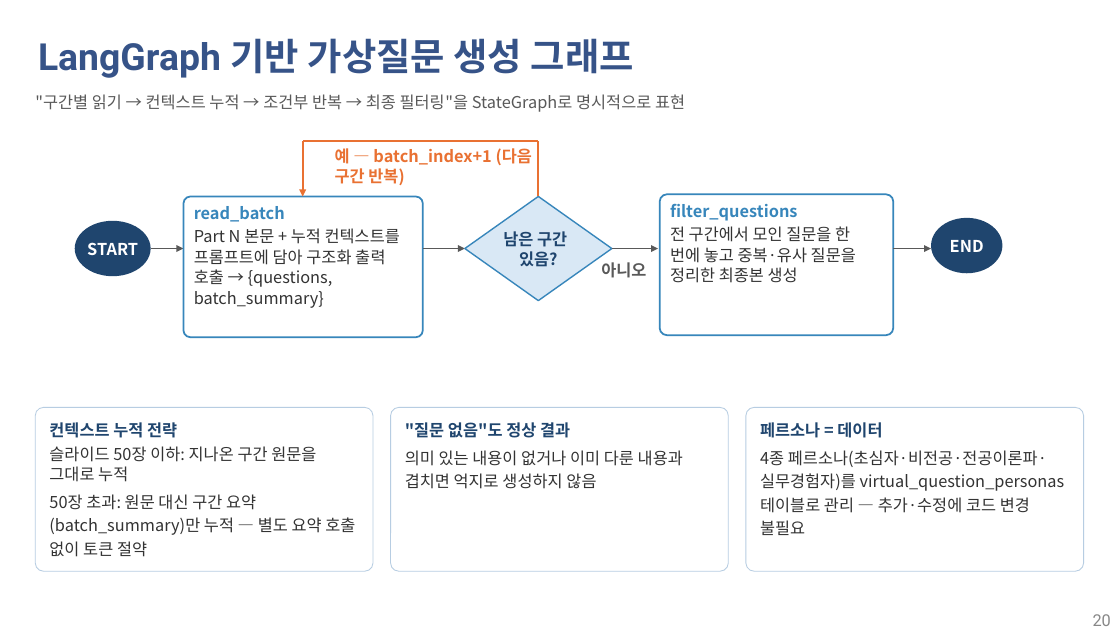
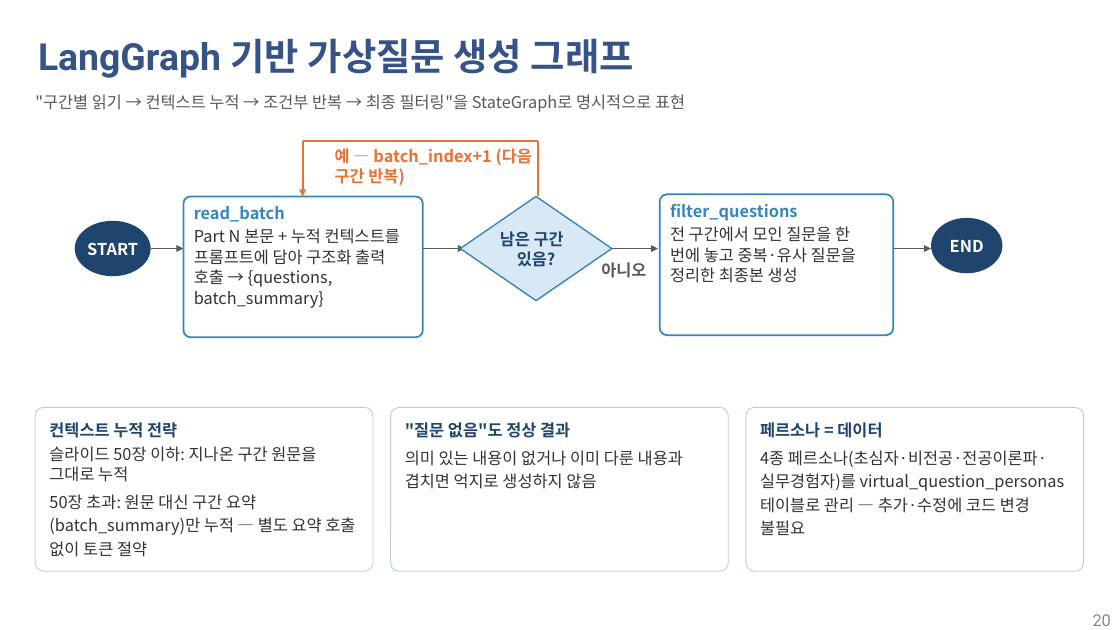
Before and after one commit to rockfe99/dsacontents, a slide deck: slide 20 of 참고파일/강의 컨텐츠 관리 시스템_박수연_박희용_260807.pptx. Drawn at 1120x630 pixels with LibreOffice and Linux fonts; fonts in the diff are those of the drawing; background and template pictures are left out. Boxes give left, top, right and bottom in pixels: in the first picture for what was removed or moved away, otherwise in the second. Text is boxed around its words. In the diff, an @@ line names an element or a change of style, - is before the commit and + after.

```diff
--- a/참고파일/강의 컨텐츠 관리 시스템_박수연_박희용_260807.pptx
+++ b/참고파일/강의 컨텐츠 관리 시스템_박수연_박희용_260807.pptx
@@ diamond "남은 구간 있음?": place and size @@
-diamond "남은 구간 있음?" at bbox=[465, 197, 612, 301]
+diamond "남은 구간 있음?" at bbox=[460, 197, 612, 301]
```
Also in this commit, not shown: 3 other slides changed, 3 other files.
